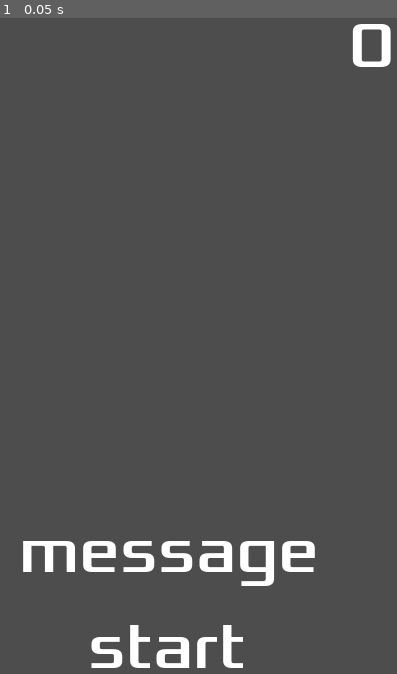
Above: before the commit, frame 1.
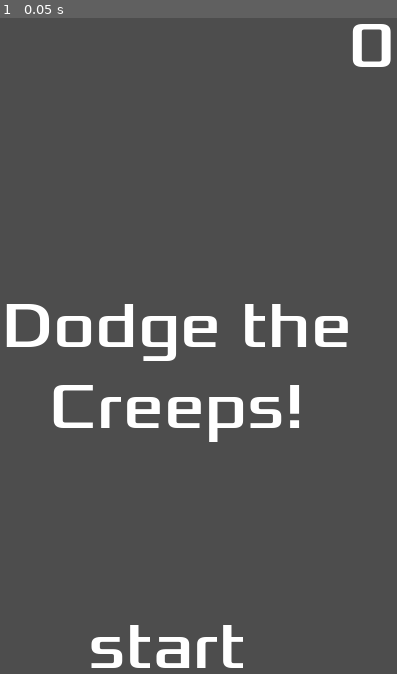
Above: after the commit, the same moment.

Repository: lancelote/dodge-the-creeps-2d
Game: Godot game, scene res://hud.tscn
The game is run twice, just before and just after one commit, with the same random seed, the same clock (stepped at 60 frames per second) and the same inputs. This scene is started directly instead of the project's main scene.
Inputs:
- Up to frame 1 (0.05 s): no input

The runs differ from the first frame. In frame 1, 5.9% of the frame differs, in the area x 1-88%, y 43-87%.

Commit message:
adjust message position and text

Diff:
--- a/hud.tscn
+++ b/hud.tscn
@@ -18,13 +18,23 @@
 vertical_alignment = 1
 
 [node name="Message" type="Label" parent="."]
-offset_left = 82.0
-offset_top = 505.0
-offset_right = 382.0
-offset_bottom = 583.0
+anchors_preset = 8
+anchor_left = 0.5
+anchor_top = 0.5
+anchor_right = 0.5
+anchor_bottom = 0.5
+offset_left = -240.0
+offset_top = -120.0
+offset_right = 240.0
+offset_bottom = 120.0
+grow_horizontal = 2
+grow_vertical = 2
 theme_override_fonts/font = ExtResource("1_37p78")
 theme_override_font_sizes/font_size = 64
-text = "message"
+text = "Dodge the Creeps!"
+horizontal_alignment = 1
+vertical_alignment = 1
+autowrap_mode = 2
 
 [node name="StartButton" type="Label" parent="."]
 offset_left = 151.0
